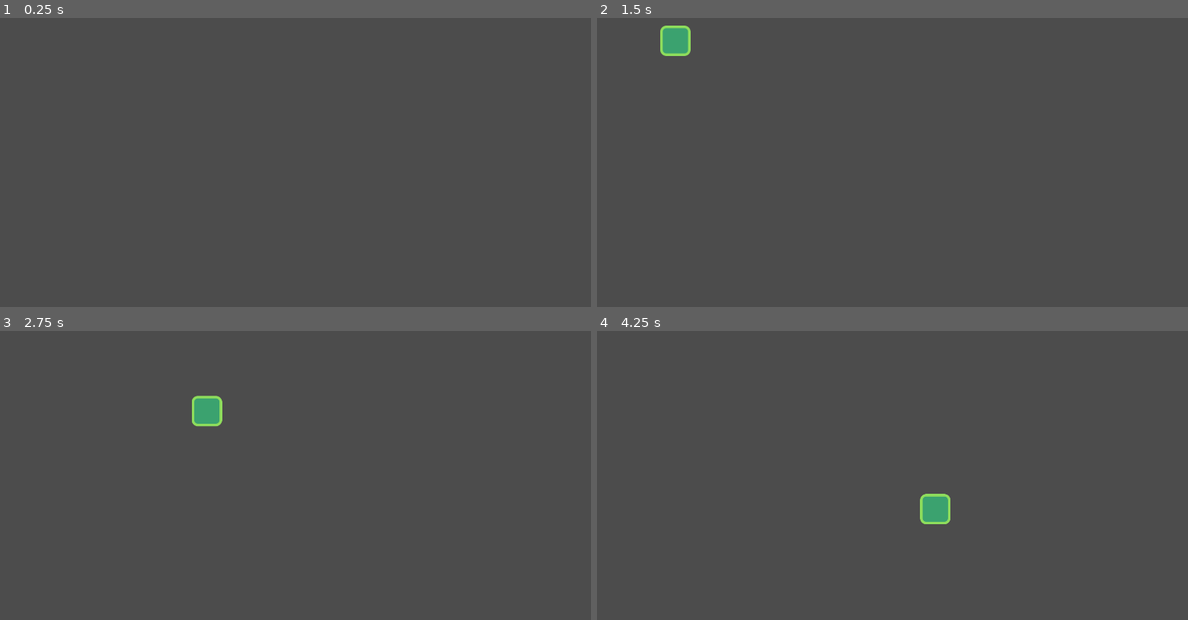
Above: before the commit, frames 1-4 (two rows, left to right).
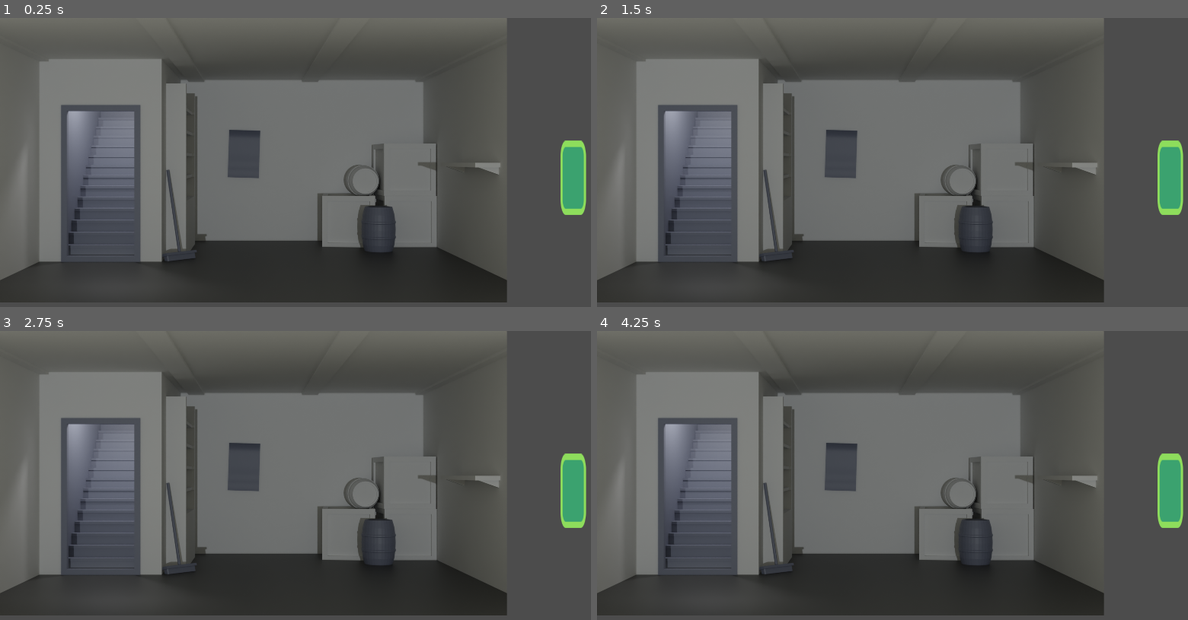
Above: after the commit, the same moments.

Repository: Drelofs/Historic_Roman
Game: Godot game, scene res://levels/demo/demo.tscn
Two runs of this game, one before a commit and one after it. Both use one fixed random seed, a clock stepped at 60 frames per second and the inputs below. Before the commit the project starts from res://src/Actors/Player.tscn.
Inputs (mouse positions are in pixels of both pictures, inside the frame that each line leads up to):
- Up to frame 1 (0.25 s): no input
- Up to frame 2 (1.5 s): tap Enter at 0.5 s; move the mouse to (1034, 171) at 0.52 s; press the mouse at (1034, 171) at 0.53 s; move the mouse to (780, 205) at 1.27 s; release the mouse at (780, 205) at 1.28 s; click (780, 205) at 1.35 s
- Up to frame 3 (2.75 s): move the mouse to (366, 426) at 2.02 s; press the mouse at (366, 426) at 2.03 s
- Up to frame 4 (4.25 s): move the mouse to (868, 570) at 2.77 s; release the mouse at (868, 570) at 2.78 s; click (868, 570) at 2.85 s; move the mouse to (1081, 553) at 3.52 s; press the mouse at (1081, 553) at 3.53 s

The runs differ from the first frame. In frame 1, 50% of the frame differs, in the area x 0-100%, y 0-99%; in frame 2, 50%; in frame 3, 50%; in frame 4, 50%.

Commit message:
task review
Reviewed 'navigation by click'

Diff:
--- a/Player.tscn
+++ /dev/null
@@ -1,22 +0,0 @@
-[gd_scene load_steps=4 format=2]
-
-[ext_resource path="res://art/portret_vrouw_uitgeknipt.png" type="Texture" id=1]
-[ext_resource path="res://Player.gd" type="Script" id=2]
-
-[sub_resource type="RectangleShape2D" id=1]
-extents = Vector2( 101.943, 157.401 )
-
-[node name="Player" type="Area2D"]
-position = Vector2( 13.8137, 17.8411 )
-script = ExtResource( 2 )
-__meta__ = {
-"_edit_group_": true
-}
-
-[node name="Sprite" type="Sprite" parent="."]
-scale = Vector2( 0.5, 0.5 )
-texture = ExtResource( 1 )
-
-[node name="CollisionShape2D" type="CollisionShape2D" parent="."]
-position = Vector2( 0.540466, 5.4036 )
-shape = SubResource( 1 )
--- a/default_env.tres
+++ /dev/null
@@ -1,7 +0,0 @@
-[gd_resource type="Environment" load_steps=2 format=2]
-
-[sub_resource type="ProceduralSky" id=1]
-
-[resource]
-background_mode = 2
-background_sky = SubResource( 1 )
--- /dev/null
+++ b/entities/Actors/Player.tscn
@@ -0,0 +1,60 @@
+[gd_scene load_steps=4 format=2]
+
+[ext_resource path="res://sprites/player.png" type="Texture" id=1]
+
+[sub_resource type="GDScript" id=1]
+script/source = "extends KinematicBody2D
+
+var speed := 0
+var max_speed := 400
+var acceleration := 800
+var moving := false
+
+var target = Vector2()
+var velocity = Vector2()
+
+func _unhandled_input(event):
+	if event.is_action_pressed(\"left_click\"):
+		moving = true
+		target = get_global_mouse_position()
+
+func _physics_process(delta):
+	MovementLoop(delta)
+
+func MovementLoop(delta):
+	if moving == false:
+		speed = 0
+	else:
+		speed += acceleration * delta
+		if speed > max_speed:
+			speed = max_speed
+	velocity = position.direction_to(target) * speed
+	if position.distance_to(target) > 5:
+		velocity = move_and_slide(velocity)
+	else:
+		moving = false
+
+	#if event.is_action_pressed(\"left_click\"):
+	#	target = get_global_mouse_position()
+
+	#velocity = (target - position).normalized() * speed
+	#if (target - position).length() > 5:
+	#	velocity = move_and_slide(velocity)
+	#if Input.is_action_pressed(\"left_click\"):
+	#	move_and_slide(get_global_mouse_position())
+"
+
+[sub_resource type="RectangleShape2D" id=2]
+extents = Vector2( 42, 45 )
+
+[node name="Player" type="KinematicBody2D"]
+script = SubResource( 1 )
+
+[node name="player" type="Sprite" parent="."]
+position = Vector2( 0, -140.547 )
+scale = Vector2( 1, 2.92806 )
+texture = ExtResource( 1 )
+
+[node name="CollisionShape2D" type="CollisionShape2D" parent="."]
+position = Vector2( 0, -45 )
+shape = SubResource( 2 )
--- a/levels/Level1.tscn
+++ b/levels/demo/demo.tscn
@@ -1,11 +1,12 @@
-[gd_scene load_steps=4 format=2]
+[gd_scene load_steps=5 format=2]
 
-[ext_resource path="res://sprites/tileset.png" type="Texture" id=1]
+[ext_resource path="res://entities/Actors/Player.tscn" type="PackedScene" id=1]
 [ext_resource path="res://sprites/demo_room.png" type="Texture" id=2]
+[ext_resource path="res://sprites/tileset.png" type="Texture" id=3]
 
 [sub_resource type="TileSet" id=1]
 0/name = "tileset.png 0"
-0/texture = ExtResource( 1 )
+0/texture = ExtResource( 3 )
 0/tex_offset = Vector2( 0, 0 )
 0/modulate = Color( 1, 1, 1, 1 )
 0/region = Rect2( 0, 0, 80, 80 )
@@ -49,3 +50,12 @@
 tile_set = SubResource( 1 )
 cell_size = Vector2( 80, 80 )
 format = 1
+
+[node name="Player" parent="." instance=ExtResource( 1 )]
+position = Vector2( 2170.38, 747.31 )
+z_index = 10
+
+[node name="Camera2D" type="Camera2D" parent="."]
+anchor_mode = 0
+current = true
+zoom = Vector2( 1.2, 1.2 )
--- a/project.godot
+++ b/project.godot
@@ -15,8 +15,8 @@
 
 [application]
 
-config/name="Test Historische Roman"
-run/main_scene="res://src/Actors/Player.tscn"
+config/name="Historische Roman"
+run/main_scene="res://levels/demo/demo.tscn"
 config/icon="res://icon.png"
 
 [display]
@@ -32,7 +32,3 @@
 "events": [ Object(InputEventMouseButton,"resource_local_to_scene":false,"resource_name":"","device":0,"alt":false,"shi …(212 unchanged characters)…
  ]
 }
-
-[rendering]
-
-environment/default_environment="res://default_env.tres"
--- a/scripts/Player.gd
+++ /dev/null
@@ -1,52 +0,0 @@
-extends KinematicBody2D
-
-var speed = 0
-var max_speed = 400
-var acceleration = 800
-var moving = false
-
-var target = Vector2()
-var velocity = Vector2()
-
-func _unhandled_input(event):
-	if event.is_action_pressed("left_click"):
-		moving = true
-		target = get_global_mouse_position()
-
-func _physics_process(delta):
-	MovementLoop(delta)
-
-func MovementLoop(delta):
-	if moving == false:
-		speed = 0
-	else:
-		speed += acceleration * delta
-		if speed > max_speed:
-			speed = max_speed
-	velocity = position.direction_to(target) * speed
-	if position.distance_to(target) > 5:
-		velocity = move_and_slide(velocity)
-	else:
-		moving = false
-
-
-
-
-
-
-
-
-
-
-
-
-
-
-	#if event.is_action_pressed("left_click"):
-	#	target = get_global_mouse_position()
-
-	#velocity = (target - position).normalized() * speed
-	#if (target - position).length() > 5:
-	#	velocity = move_and_slide(velocity)
-	#if Input.is_action_pressed("left_click"):
-	#	move_and_slide(get_global_mouse_position())
--- a/src/Actors/Player.tscn
+++ /dev/null
@@ -1,18 +0,0 @@
-[gd_scene load_steps=4 format=2]
-
-[ext_resource path="res://sprites/player.png" type="Texture" id=1]
-[ext_resource path="res://scripts/Player.gd" type="Script" id=2]
-
-[sub_resource type="RectangleShape2D" id=1]
-extents = Vector2( 42, 45 )
-
-[node name="Player" type="KinematicBody2D"]
-script = ExtResource( 2 )
-
-[node name="player" type="Sprite" parent="."]
-position = Vector2( 0, -48 )
-texture = ExtResource( 1 )
-
-[node name="CollisionShape2D" type="CollisionShape2D" parent="."]
-position = Vector2( 0, -45 )
-shape = SubResource( 1 )
Empty file removed: Player.gd
